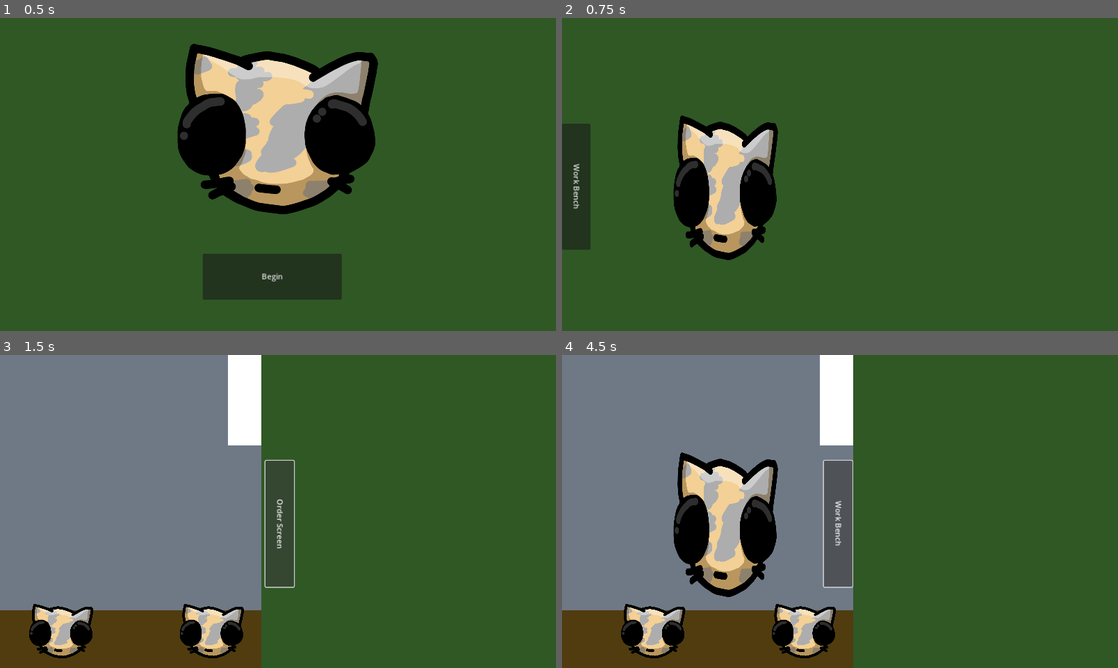
Above: before the commit, frames 1-4 (two rows, left to right).
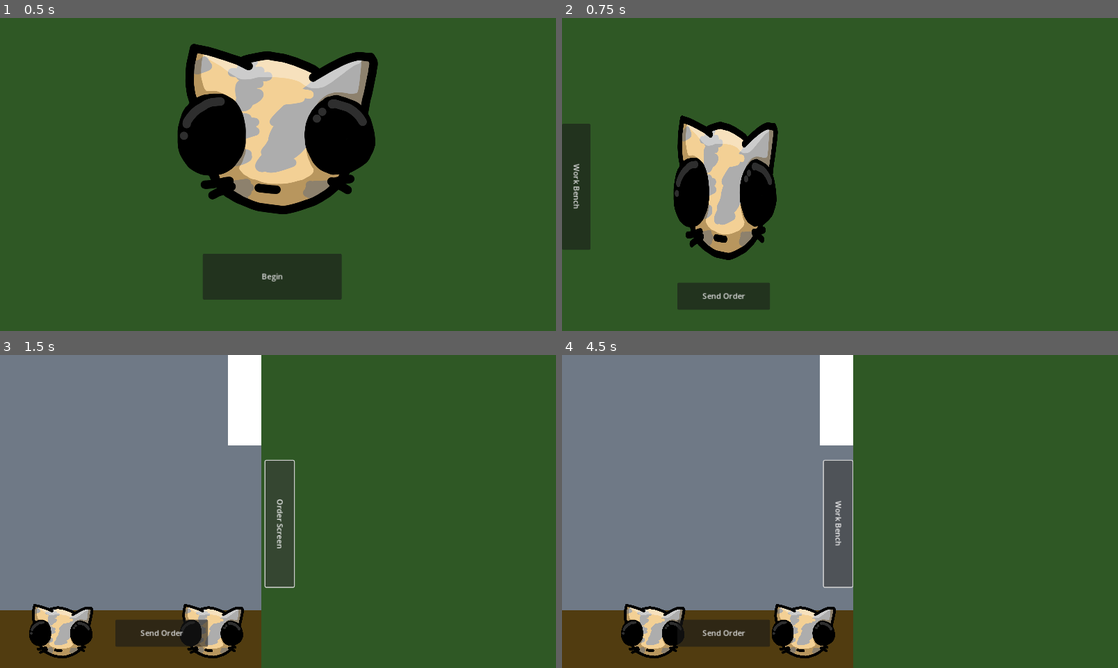
Above: after the commit, the same moments.

Repository: FakeAppleSauce/Minigame-Jam-Game
Game: Godot game, scene res://home_page.tscn
Two runs of this game, one before a commit and one after it. Both use one fixed random seed, a clock stepped at 60 frames per second and the inputs below.
Inputs:
- Up to frame 1 (0.5 s): no input
- Up to frame 2 (0.75 s): click "Begin" at 0.5 s
- Up to frame 3 (1.5 s): click "Work Bench" at 1.25 s
- Up to frame 4 (4.5 s): click "Heads" at 2 s; click "Arms" at 2.75 s; click "Legs" at 3.5 s; click "Order Screen" at 4.25 s

Frame 1 is identical in both runs. In frame 2, 1.4% of the frame differs, in the area x 20-38%, y 84-94%; in frame 3, 1.1%; in frame 4, 8.2%, in the area x 20-39%, y 31-94%.

Commit message:
Order Setup

Diff:
--- a/MainGame.tscn
+++ b/MainGame.tscn
@@ -1,21 +1,42 @@
-[gd_scene load_steps=14 format=3 uid="uid://b2uy07pjgjaka"]
+[gd_scene load_steps=20 format=3 uid="uid://b2uy07pjgjaka"]
 
 [ext_resource type="Script" path="res://order_screen.gd" id="1_6p6xb"]
 [ext_resource type="Script" path="res://work_bench.gd" id="1_8ghld"]
 [ext_resource type="Texture2D" uid="uid://cv3bhewfbsopa" path="res://Kitty.PNG" id="1_244y8"]
 [ext_resource type="Script" path="res://control.gd" id="3_gkj46"]
+[ext_resource type="PackedScene" uid="uid://0byordc8db3l" path="res://limb.tscn" id="5_fnoou"]
+
+[sub_resource type="CapsuleShape2D" id="CapsuleShape2D_0in1h"]
+radius = 61.5385
+height = 164.103
 
 [sub_resource type="CircleShape2D" id="CircleShape2D_5k2sm"]
 radius = 45.3982
 
+[sub_resource type="CapsuleShape2D" id="CapsuleShape2D_ky58f"]
+radius = 13.0
+height = 58.0
+
 [sub_resource type="CircleShape2D" id="CircleShape2D_w8i25"]
 radius = 48.0104
 
+[sub_resource type="CapsuleShape2D" id="CapsuleShape2D_mr453"]
+radius = 13.0
+height = 56.0
+
 [sub_resource type="CircleShape2D" id="CircleShape2D_chhwy"]
 radius = 46.0977
 
+[sub_resource type="CapsuleShape2D" id="CapsuleShape2D_vjgxr"]
+radius = 15.0
+height = 60.0
+
 [sub_resource type="CircleShape2D" id="CircleShape2D_6iyli"]
 radius = 45.0444
+
+[sub_resource type="CapsuleShape2D" id="CapsuleShape2D_sj03v"]
+radius = 14.0
+height = 58.0
 
 [sub_resource type="CircleShape2D" id="CircleShape2D_indhl"]
 radius = 52.469
@@ -38,43 +59,150 @@
 [node name="MainGame" type="Node"]
 
 [node name="OrderScreen" type="Node2D" parent="."]
+z_index = -1
 script = ExtResource("1_6p6xb")
 
 [node name="ZombieBuild" type="Node2D" parent="OrderScreen"]
+z_index = -1
 
 [node name="Torso" type="Sprite2D" parent="OrderScreen/ZombieBuild"]
+z_index = -3
 position = Vector2(339, 349)
 scale = Vector2(0.24375, 0.397)
 texture = ExtResource("1_244y8")
-
-[node name="leftArmConnector" type="Area2D" parent="OrderScreen/ZombieBuild"]
-
-[node name="CollisionShape2D" type="CollisionShape2D" parent="OrderScreen/ZombieBuild/leftArmConnector"]
+metadata/_edit_group_ = true
+
+[node name="leftArm" type="Node2D" parent="OrderScreen/ZombieBuild"]
+metadata/_edit_group_ = true
+
+[node name="leftJoint" type="PinJoint2D" parent="OrderScreen/ZombieBuild/leftArm"]
+z_index = 5
 position = Vector2(230, 237)
+node_b = NodePath("../invisibleLeftArm")
+bias = 0.111
+metadata/_edit_group_ = true
+
+[node name="invisibleLeftArm" type="StaticBody2D" parent="OrderScreen/ZombieBuild/leftArm"]
+position = Vector2(230, 237)
+scale = Vector2(0.24375, 0.397)
+collision_layer = 0
+collision_mask = 0
+metadata/_edit_group_ = true
+
+[node name="CollisionShape2D" type="CollisionShape2D" parent="OrderScreen/ZombieBuild/leftArm/invisibleLeftArm"]
+position = Vector2(-0.00012207, 0)
+shape = SubResource("CapsuleShape2D_0in1h")
+
+[node name="leftArmConnector" type="Area2D" parent="OrderScreen/ZombieBuild/leftArm"]
+position = Vector2(230, 237)
+collision_layer = 2
+collision_mask = 2
+metadata/_edit_group_ = true
+
+[node name="CollisionShape2D" type="CollisionShape2D" parent="OrderScreen/ZombieBuild/leftArm/leftArmConnector"]
 shape = SubResource("CircleShape2D_5k2sm")
 
-[node name="rightArmConnector" type="Area2D" parent="OrderScreen/ZombieBuild"]
-
-[node name="CollisionShape2D2" type="CollisionShape2D" parent="OrderScreen/ZombieBuild/rightArmConnector"]
+[node name="rightArm" type="Node2D" parent="OrderScreen/ZombieBuild"]
+metadata/_edit_group_ = true
+
+[node name="rightJoint" type="PinJoint2D" parent="OrderScreen/ZombieBuild/rightArm"]
 position = Vector2(461, 229)
+node_b = NodePath("../invisibleRightArm")
+
+[node name="invisibleRightArm" type="StaticBody2D" parent="OrderScreen/ZombieBuild/rightArm"]
+position = Vector2(461, 229)
+collision_layer = 0
+collision_mask = 0
+metadata/_edit_group_ = true
+
+[node name="CollisionShape2D" type="CollisionShape2D" parent="OrderScreen/ZombieBuild/rightArm/invisibleRightArm"]
+shape = SubResource("CapsuleShape2D_ky58f")
+
+[node name="rightArmConnector" type="Area2D" parent="OrderScreen/ZombieBuild/rightArm"]
+position = Vector2(461, 229)
+collision_layer = 2
+collision_mask = 2
+metadata/_edit_group_ = true
+
+[node name="CollisionShape2D2" type="CollisionShape2D" parent="OrderScreen/ZombieBuild/rightArm/rightArmConnector"]
 shape = SubResource("CircleShape2D_w8i25")
 
-[node name="leftFootConnector" type="Area2D" parent="OrderScreen/ZombieBuild"]
-
-[node name="CollisionShape2D2" type="CollisionShape2D" parent="OrderScreen/ZombieBuild/leftFootConnector"]
+[node name="leftFoot" type="Node2D" parent="OrderScreen/ZombieBuild"]
+metadata/_edit_group_ = true
+
+[node name="leftFootJoint" type="PinJoint2D" parent="OrderScreen/ZombieBuild/leftFoot"]
 position = Vector2(275, 478)
+node_b = NodePath("../invisibleLeftFoot")
+
+[node name="invisibleLeftFoot" type="StaticBody2D" parent="OrderScreen/ZombieBuild/leftFoot"]
+position = Vector2(275, 478)
+collision_layer = 0
+collision_mask = 0
+metadata/_edit_group_ = true
+
+[node name="CollisionShape2D" type="CollisionShape2D" parent="OrderScreen/ZombieBuild/leftFoot/invisibleLeftFoot"]
+shape = SubResource("CapsuleShape2D_mr453")
+
+[node name="leftFootConnector" type="Area2D" parent="OrderScreen/ZombieBuild/leftFoot"]
+position = Vector2(275, 478)
+collision_layer = 2
+collision_mask = 2
+metadata/_edit_group_ = true
+
+[node name="CollisionShape2D2" type="CollisionShape2D" parent="OrderScreen/ZombieBuild/leftFoot/leftFootConnector"]
 shape = SubResource("CircleShape2D_chhwy")
 
-[node name="rightFootConnector" type="Area2D" parent="OrderScreen/ZombieBuild"]
-
-[node name="CollisionShape2D2" type="CollisionShape2D" parent="OrderScreen/ZombieBuild/rightFootConnector"]
+[node name="rightFoot" type="Node2D" parent="OrderScreen/ZombieBuild"]
+metadata/_edit_group_ = true
+
+[node name="rightFootJoint" type="PinJoint2D" parent="OrderScreen/ZombieBuild/rightFoot"]
 position = Vector2(399, 478)
+node_b = NodePath("../invisibleRightFoot")
+
+[node name="invisibleRightFoot" type="StaticBody2D" parent="OrderScreen/ZombieBuild/rightFoot"]
+position = Vector2(399, 478)
+collision_layer = 0
+collision_mask = 0
+metadata/_edit_group_ = true
+
+[node name="CollisionShape2D" type="CollisionShape2D" parent="OrderScreen/ZombieBuild/rightFoot/invisibleRightFoot"]
+shape = SubResource("CapsuleShape2D_vjgxr")
+
+[node name="rightFootConnector" type="Area2D" parent="OrderScreen/ZombieBuild/rightFoot"]
+position = Vector2(399, 478)
+collision_layer = 2
+collision_mask = 2
+metadata/_edit_group_ = true
+
+[node name="CollisionShape2D2" type="CollisionShape2D" parent="OrderScreen/ZombieBuild/rightFoot/rightFootConnector"]
 shape = SubResource("CircleShape2D_6iyli")
 
-[node name="headConnector" type="Area2D" parent="OrderScreen/ZombieBuild"]
-
-[node name="CollisionShape2D2" type="CollisionShape2D" parent="OrderScreen/ZombieBuild/headConnector"]
+[node name="head" type="Node2D" parent="OrderScreen/ZombieBuild"]
+metadata/_edit_group_ = true
+
+[node name="headJoint" type="PinJoint2D" parent="OrderScreen/ZombieBuild/head"]
 position = Vector2(343, 194)
+node_b = NodePath("../invisibleHead")
+angular_limit_enabled = true
+angular_limit_lower = -1.0472
+angular_limit_upper = 1.0472
+
+[node name="invisibleHead" type="StaticBody2D" parent="OrderScreen/ZombieBuild/head"]
+position = Vector2(343, 194)
+collision_layer = 0
+collision_mask = 0
+metadata/_edit_group_ = true
+
+[node name="CollisionShape2D" type="CollisionShape2D" parent="OrderScreen/ZombieBuild/head/invisibleHead"]
+shape = SubResource("CapsuleShape2D_sj03v")
+
+[node name="headConnector" type="Area2D" parent="OrderScreen/ZombieBuild/head"]
+position = Vector2(343, 194)
+collision_layer = 2
+collision_mask = 2
+metadata/_edit_group_ = true
+
+[node name="CollisionShape2D2" type="CollisionShape2D" parent="OrderScreen/ZombieBuild/head/headConnector"]
 shape = SubResource("CircleShape2D_indhl")
 
 [node name="WorkBench" type="Node2D" parent="."]
@@ -175,7 +303,7 @@
 mouse_filter = 2
 script = ExtResource("3_gkj46")
 
-[node name="Button" type="Button" parent="UI"]
+[node name="workBenchButton" type="Button" parent="UI"]
 layout_mode = 1
 anchors_preset = 8
 anchor_left = 0.5
@@ -191,7 +319,18 @@
 rotation = 1.5708
 text = "Work Bench"
 
+[node name="sendOrderButton" type="Button" parent="UI"]
+layout_mode = 0
+offset_left = 239.0
+offset_top = 548.0
+offset_right = 431.0
+offset_bottom = 604.0
+text = "Send Order"
+
 [node name="Limbs" type="Node2D" parent="."]
+
+[node name="Limb" parent="Limbs" instance=ExtResource("5_fnoou")]
+position = Vector2(-383, -211)
 
 [node name="Wall" type="StaticBody2D" parent="."]
 collision_layer = 32769
@@ -209,6 +348,11 @@
 [node name="CollisionShape2D4" type="CollisionShape2D" parent="Wall"]
 shape = SubResource("SegmentShape2D_sxwj1")
 
+[connection signal="body_entered" from="OrderScreen/ZombieBuild/leftArm/leftArmConnector" to="OrderScreen" method="_on_left_arm_connector_body_entered"]
+[connection signal="body_entered" from="OrderScreen/ZombieBuild/rightArm/rightArmConnector" to="OrderScreen" method="_on_right_arm_connector_body_entered"]
+[connection signal="body_entered" from="OrderScreen/ZombieBuild/leftFoot/leftFootConnector" to="OrderScreen" method="_on_left_foot_connector_body_entered"]
+[connection signal="body_entered" from="OrderScreen/ZombieBuild/rightFoot/rightFootConnector" to="OrderScreen" method="_on_right_foot_connector_body_entered"]
+[connection signal="body_entered" from="OrderScreen/ZombieBuild/head/headConnector" to="OrderScreen" method="_on_head_connector_body_entered"]
 [connection signal="pressed" from="WorkBench/Shelf/growNeedle" to="WorkBench" method="_on_grow_needle_pressed"]
 [connection signal="pressed" from="WorkBench/Shelf/wartNeedle" to="WorkBench" method="_on_wart_needle_pressed"]
 [connection signal="pressed" from="WorkBench/Shelf/rainbowNeedle" to="WorkBench" method="_on_rainbow_needle_pressed"]
@@ -217,4 +361,5 @@
 [connection signal="pressed" from="WorkBench/armFreezer" to="WorkBench" method="_on_arm_freezer_pressed"]
 [connection signal="pressed" from="WorkBench/legFreezer" to="WorkBench" method="_on_leg_freezer_pressed"]
 [connection signal="body_entered" from="WorkBench/Chute/Area2D" to="WorkBench" method="_on_area_2d_body_entered"]
-[connection signal="pressed" from="UI/Button" to="UI" method="_on_button_pressed"]
+[connection signal="pressed" from="UI/workBenchButton" to="UI" method="_on_button_pressed"]
+[connection signal="pressed" from="UI/sendOrderButton" to="UI" method="_on_send_order_pressed"]
--- a/control.gd
+++ b/control.gd
@@ -1,11 +1,12 @@
 extends Control
 
 @onready var order_screen: Node2D = $"../OrderScreen"
-@onready var button: Button = $Button
+@onready var work_bench_button: Button = $workBenchButton
 @onready var work_bench: Node2D = $"../WorkBench"
 @onready var work_bench_background: ColorRect = $"../WorkBench/workBenchBackground"
 
 var button_slide = false
+var limbs = ["leftArm", "rightArm", "leftFoot", "rightFoot", "head"]
 
 signal notePosition
 
@@ -16,17 +17,17 @@
 func _process(_delta: float) -> void:
 	pass
 
-func _physics_process(delta: float) -> void:
+func _physics_process(_delta: float) -> void:
 	if button_slide == true:
 		if order_screen.visible == false:
-			if button.position.x != 1151.6 && work_bench.position.x != 0:
-				button.position.x = move_toward(button.position.x, 1151.6, 50)
+			if work_bench_button.position.x != 1151.6 && work_bench.position.x != 0:
+				work_bench_button.position.x = move_toward(work_bench_button.position.x, 1151.6, 50)
 				work_bench.position.x = move_toward(work_bench.position.x, 0, 50)
 			else:
 				button_slide = false
 		elif order_screen.visible == true:
-			if button.position.x != 58.2 && work_bench.position.x != -1161:
-				button.position.x = move_toward(button.position.x, 58.2, 50)
+			if work_bench_button.position.x != 58.2 && work_bench.position.x != -1161:
+				work_bench_button.position.x = move_toward(work_bench_button.position.x, 58.2, 50)
 				work_bench.position.x = move_toward(work_bench.position.x, -1161, 50)
 			else:
 				button_slide = false
@@ -38,13 +39,21 @@
 
 func openWorkBench():
 	if order_screen.visible == true:
+		work_bench_button.text = "Order Screen"
 		order_screen.visible = false
-		button.text = "Order Screen"
 
 
 	elif order_screen.visible == false:
 		order_screen.visible = true
-		button.text = "Work Bench"
+		work_bench_button.text = "Work Bench"
 
 	button_slide = true
 	notePosition.emit()
+
+
+func _on_send_order_pressed() -> void:
+	for i in 5:
+		if Global.currentBuildStatus[limbs[i - 1]]["effect"] == Global.currentOrder[limbs[i - 1]]:
+			print(limbs[i - 1] + " good")
+		else:
+			print(limbs[i - 1] + " bad")
--- a/global.gd
+++ b/global.gd
@@ -1,6 +1,42 @@
 extends Node
 
 var limbID = 0
+var currentLimbSpawn = "null"
+var currentBuildStatus = {
+	"head": {
+		"occupied": false,
+		"effect": null,
+		"ID": null
+	},
+	"leftArm": {
+		"occupied": false,
+		"effect": null,
+		"ID": null
+	},
+	"rightArm": {
+		"occupied": false,
+		"effect": null,
+		"ID": null
+	},
+	"leftFoot": {
+		"occupied": false,
+		"effect": null,
+		"ID": null
+	},
+	"rightFoot": {
+		"occupied": false,
+		"effect": null,
+		"ID": null
+	}
+}
+
+var currentOrder = {
+	"head": "none",
+	"leftArm": "none",
+	"rightArm": "none",
+	"leftFoot": "none",
+	"rightFoot": "none"
+}
 
 # Called when the node enters the scene tree for the first time.
 func _ready() -> void:
@@ -8,5 +44,5 @@
 
 
 # Called every frame. 'delta' is the elapsed time since the previous frame.
-func _process(delta: float) -> void:
+func _process(_delta: float) -> void:
 	pass
--- a/home_page.gd
+++ b/home_page.gd
@@ -7,7 +7,7 @@
 
 
 # Called every frame. 'delta' is the elapsed time since the previous frame.
-func _process(delta: float) -> void:
+func _process(_delta: float) -> void:
 	pass
 
 
--- a/limb.gd
+++ b/limb.gd
@@ -1,4 +1,6 @@
 extends RigidBody2D
+
+const LIMB = preload("res://limb.tscn")
 
 var hovering = false
 var equipped = false
@@ -12,30 +14,46 @@
 var initial_Xposition = 0
 var moveToOrderScreen = false
 
+var is_moving = false
+var target_position = Vector2(0,0)
+
+var respawn = false
+
 #0 Work Bench
 #1 Order Screen
 @export var limb_location: int = 0
 @export var limbID = 0
+@export var limbType = "null"
+@export var effect = "none"
 
-@onready var area_2d: Area2D = $WorkBench/Chute/Area2D
 @onready var ui: Control = $"../../UI"
 @onready var order_screen: Node2D = $"../../OrderScreen"
 @onready var life_bar: ColorRect = $lifeBar
 @onready var life: Timer = $life
 @onready var sprite_2d: Sprite2D = $Sprite2D
 
+@onready var left_joint: PinJoint2D = $"../../OrderScreen/ZombieBuild/leftArm/leftJoint"
+@onready var right_joint: PinJoint2D = $"../../OrderScreen/ZombieBuild/rightArm/rightJoint"
+@onready var left_foot_joint: PinJoint2D = $"../../OrderScreen/ZombieBuild/leftFoot/leftFootJoint"
+@onready var right_foot_joint: PinJoint2D = $"../../OrderScreen/ZombieBuild/rightFoot/rightFootJoint"
+@onready var head_joint: PinJoint2D = $"../../OrderScreen/ZombieBuild/head/headJoint"
+
+
 func _ready() -> void:
 	ui.notePosition.connect(_on_note_position)
-	apply_central_impulse(Vector2.RIGHT * 5000)
-	limbID = Global.limbID
-	Global.limbID += 1
+	if respawn == false:
+		apply_central_impulse(Vector2.RIGHT * 5000)
+		limbID = Global.limbID
+		limbType = Global.currentLimbSpawn
+		print(limbType)
+		Global.limbID += 1
 
 
 
-func _process(delta: float) -> void:
+func _process(_delta: float) -> void:
 	life_bar.position.x = sprite_2d.position.x - life_bar.size.x/2
-	life_bar.size.x = 79/20 * life.time_left
-	life_bar.color.g = (255/20 * life.time_left)*0.004
+	life_bar.size.x = snapped(79/20 * life.time_left, 0.01)
+	life_bar.color.g = snapped((255/20 * life.time_left)*0.004, 0.01)
 
 func _physics_process(delta: float) -> void:
 	if hovering == true:
@@ -55,15 +73,43 @@
 		sprite_2d.scale = Vector2(0.071, 0.142)
 
 
-	if ui.button_slide == true && limb_location == 0 && order_screen.visible == true:
+	if ui.button_slide == true && limb_location == 0 && order_screen.visible == true && respawn == false:
 		freeze = true
 		position.x = move_toward(position.x, initial_Xposition - 1162, 50)
-	elif ui.button_slide == true && limb_location == 0 && order_screen.visible == false:
+	elif ui.button_slide == true && limb_location == 0 && order_screen.visible == false && respawn == false:
 		position.x = move_toward(position.x, initial_Xposition + 1162, 50)
 		if position.x >= initial_Xposition + 1162:
 			freeze = false
 
+	if is_moving == true:
+		global_position = global_position.move_toward(target_position, 500* delta)
+		if position == target_position:
+			is_moving = false
+			freeze = false
 
+
+func move_to_position(pos: Vector2, ID, joint, limbtype):
+	var limb_copy = LIMB.instantiate()
+
+
+	limb_copy.position = pos - Vector2(0, 30)
+	limb_copy.respawn = true
+	limb_copy.limbID = ID
+	if limbtype != "head":
+		limb_copy.gravity_scale = 2
+
+	call_deferred("add_sibling", limb_copy)
+	await get_tree().process_frame
+	joint.node_a = limb_copy.get_path()
+	limb_copy.z_index = -5
+	limb_copy.limbType = limbtype
+	limb_copy.set_collision_mask_value(1, false)
+	limb_copy.set_collision_layer_value(1, false)
+	limb_copy.set_collision_mask_value(2, true)
+	limb_copy.set_collision_layer_value(2, true)
+	limb_copy.limb_location = 1
+	print(joint.node_a)
+	call_deferred("queue_free")
 
 func _on_mouse_entered() -> void:
 	hovering = true
--- a/order_screen.gd
+++ b/order_screen.gd
@@ -1,4 +1,10 @@
 extends Node2D
+
+@onready var left_joint: PinJoint2D = $ZombieBuild/leftArm/leftJoint
+@onready var right_joint: PinJoint2D = $ZombieBuild/rightArm/rightJoint
+@onready var left_foot_joint: PinJoint2D = $ZombieBuild/leftFoot/leftFootJoint
+@onready var right_foot_joint: PinJoint2D = $ZombieBuild/rightFoot/rightFootJoint
+@onready var head_joint: PinJoint2D = $ZombieBuild/head/headJoint
 
 
 # Called when the node enters the scene tree for the first time.
@@ -7,5 +13,60 @@
 
 
 # Called every frame. 'delta' is the elapsed time since the previous frame.
-func _process(delta: float) -> void:
+func _process(_delta: float) -> void:
 	pass
+
+
+func _on_left_arm_connector_body_entered(body: Node2D) -> void:
+	if body is RigidBody2D:
+		if Global.currentBuildStatus["leftArm"]["occupied"] == false:
+			if body.limbType == "arm":
+				Global.currentBuildStatus["leftArm"]["occupied"] = true
+				body.move_to_position(left_joint.position, body.limbID, left_joint, "leftArm")
+				body.gravity_scale = 1
+				setCurrentLimb("leftArm", body.effect, body.limbID)
+
+
+func _on_right_arm_connector_body_entered(body: Node2D) -> void:
+	if body is RigidBody2D:
+		if Global.currentBuildStatus["rightArm"]["occupied"] == false:
+			if body.limbType == "arm":
+				Global.currentBuildStatus["rightArm"]["occupied"] = true
+				body.move_to_position(right_joint.position, body.limbID, right_joint, "rightArm")
+				body.gravity_scale = 1
+				setCurrentLimb("rightArm", body.effect, body.limbID)
+
+
+func _on_left_foot_connector_body_entered(body: Node2D) -> void:
+	if body is RigidBody2D:
+		if Global.currentBuildStatus["leftFoot"]["occupied"] == false:
+			if body.limbType == "leg":
+				Global.currentBuildStatus["leftFoot"]["occupied"] = true
+				body.move_to_position(left_foot_joint.position, body.limbID, left_foot_joint, "leftFoot")
+				body.gravity_scale = 1
+				setCurrentLimb("leftFoot", body.effect, body.limbID)
+
+
+func _on_right_foot_connector_body_entered(body: Node2D) -> void:
+	if body is RigidBody2D:
+		if Global.currentBuildStatus["rightFoot"]["occupied"] == false:
+			if body.limbType == "leg":
+				Global.currentBuildStatus["rightFoot"]["occupied"] = true
+				body.move_to_position(right_foot_joint.position, body.limbID, right_foot_joint, "rightFoot")
+				body.gravity_scale = 1
+				setCurrentLimb("rightFoot", body.effect, body.limbID)
+
+
+func _on_head_connector_body_entered(body: Node2D) -> void:
+	if body is RigidBody2D:
+		if Global.currentBuildStatus["head"]["occupied"] == false:
+			if body.limbType == "head":
+				Global.currentBuildStatus["head"]["occupied"] = true
+				body.move_to_position(head_joint.position, body.limbID, head_joint, "head")
+				body.gravity_scale = 1
+				setCurrentLimb("head", body.effect, body.limbID)
+
+
+func setCurrentLimb(limbType: String, limbEffect: String, limbID: int):
+	Global.currentBuildStatus[str(limbType)]["effect"] = limbEffect
+	Global.currentBuildStatus[str(limbType)]["ID"] = limbID
--- a/work_bench.gd
+++ b/work_bench.gd
@@ -12,23 +12,26 @@
 
 
 # Called every frame. 'delta' is the elapsed time since the previous frame.
-func _process(delta: float) -> void:
+func _process(_delta: float) -> void:
 	pass
 
 
 func _on_head_freezer_pressed() -> void:
+	Global.currentLimbSpawn = "head"
 	var limb_copy = LIMB.instantiate()
 	limb_copy.position = get_global_mouse_position()
 	limbs.add_child(limb_copy)
 
 
 func _on_arm_freezer_pressed() -> void:
+	Global.currentLimbSpawn = "arm"
 	var limb_copy = LIMB.instantiate()
 	limb_copy.position = get_global_mouse_position()
 	limbs.add_child(limb_copy)
 
 
 func _on_leg_freezer_pressed() -> void:
+	Global.currentLimbSpawn = "leg"
 	var limb_copy = LIMB.instantiate()
 	limb_copy.position = get_global_mouse_position()
 	limbs.add_child(limb_copy)
Not shown, added: index.apple-touch-icon.png.import
Not shown, added: index.icon.png.import
Not shown, added: index.png.import
